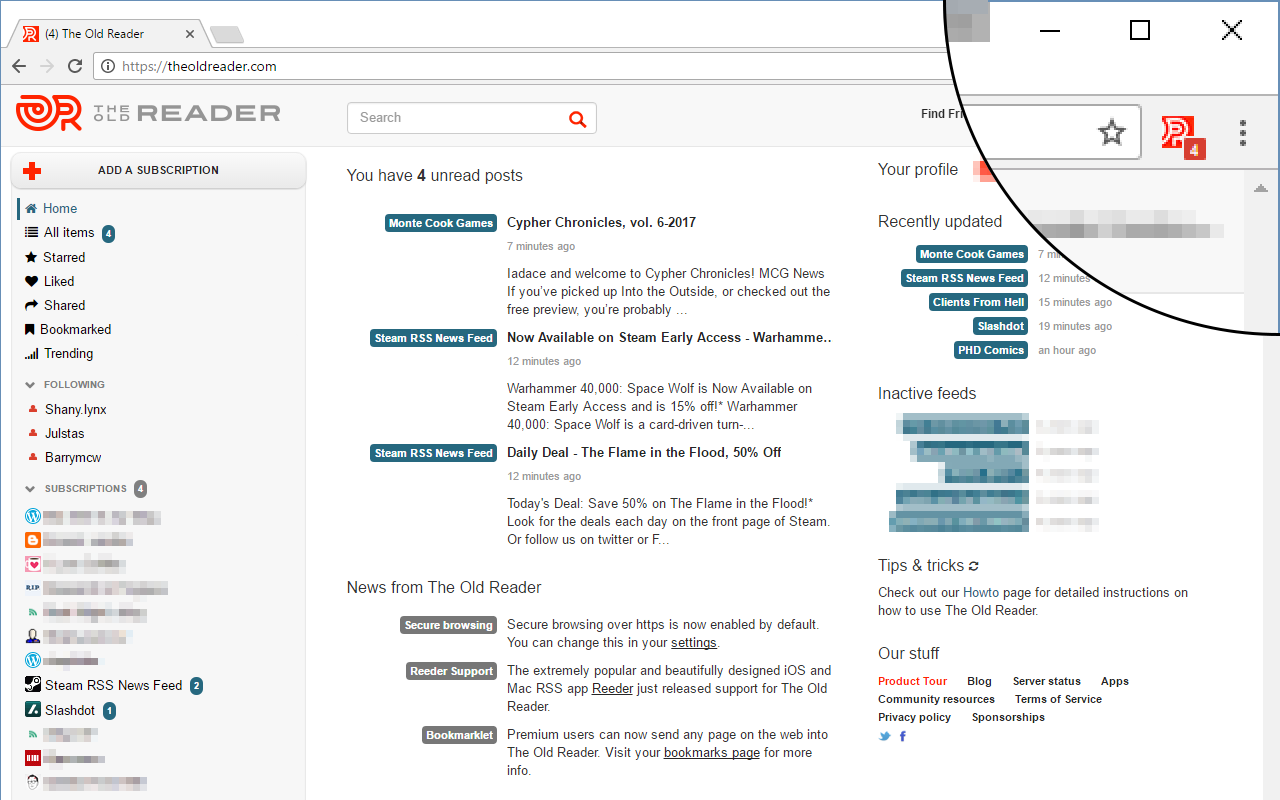
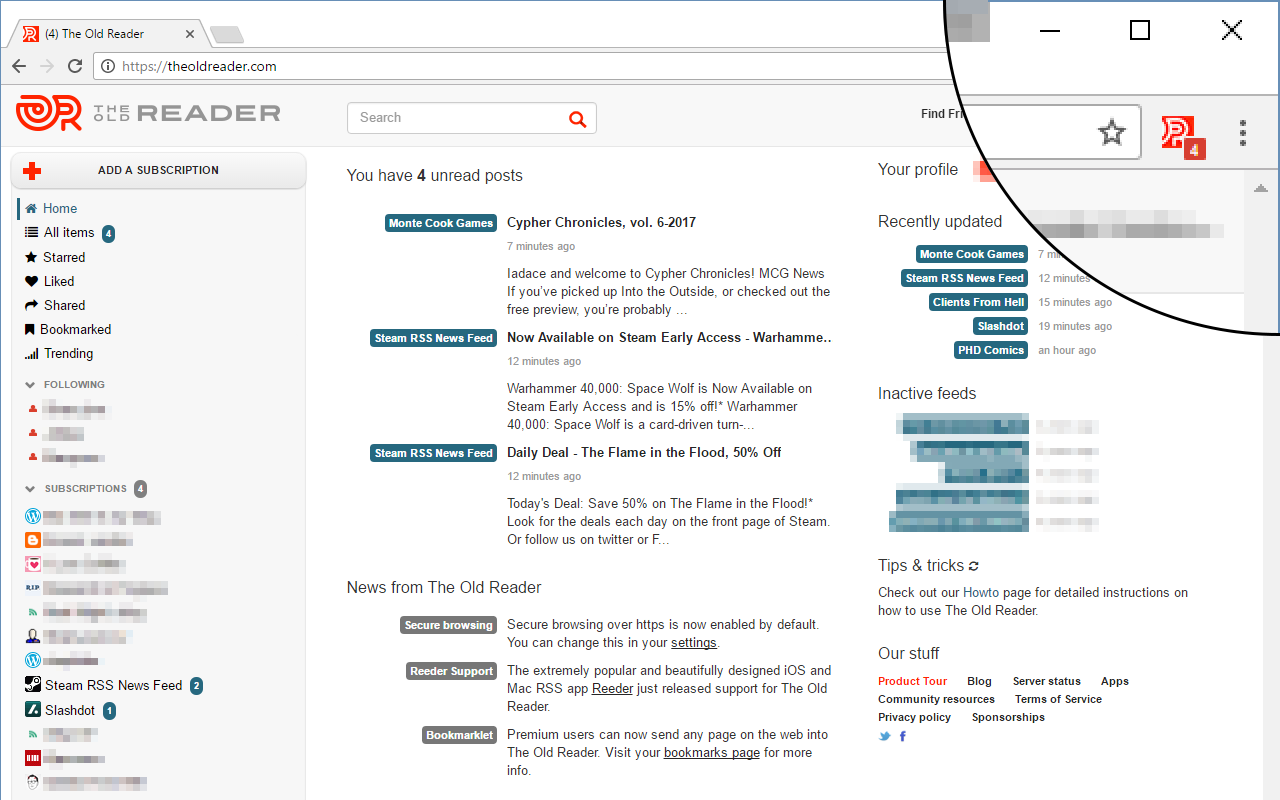
Before/after of a 1280 × 800 layered artwork. What changed in the layer stack:
painted on "Layer 4" over [left=42, top=399, right=112, bottom=468]
